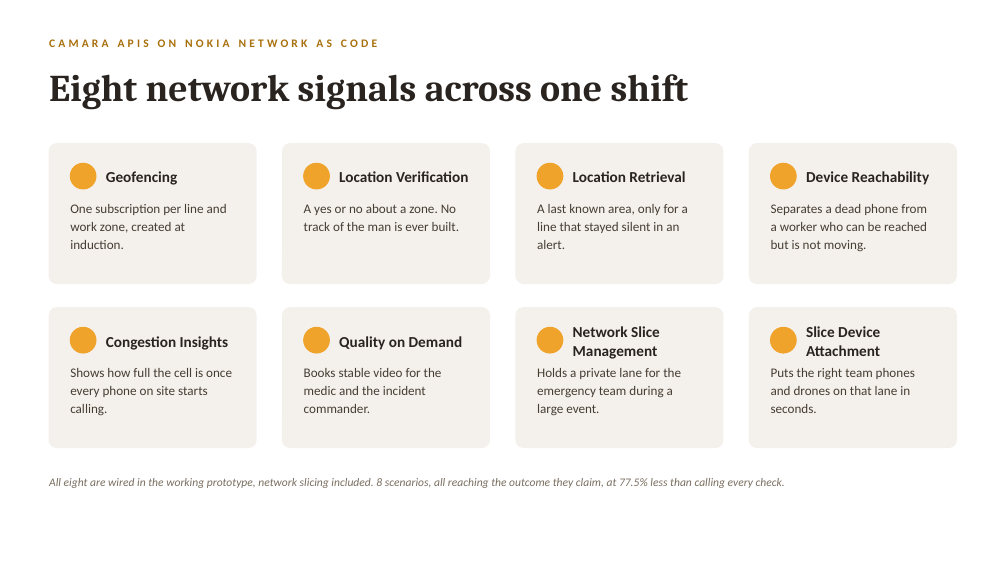
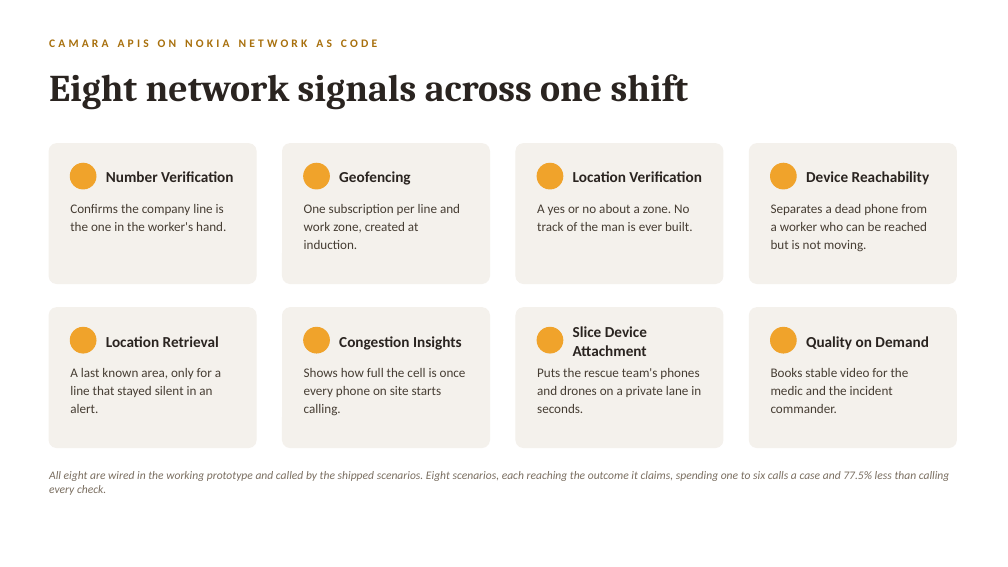
Before and after one commit to mert-gng-99/hazir-nac-agent, a slide deck: slide 6 of Hazir Pitch Deck.pptx. Drawn at 1008x567 pixels with LibreOffice and Linux fonts; fonts in the diff are those of the drawing. Boxes give left, top, right and bottom in pixels: in the first picture for what was removed or moved away, otherwise in the second. Text is boxed around its words. In the diff, an @@ line names an element or a change of style, - is before the commit and + after.

```diff
--- a/Hazir Pitch Deck.pptx
+++ b/Hazir Pitch Deck.pptx
@@ text at [106, 171, 233, 182]: text changed @@
-Geofencing
+Number Verification
@@ text at [339, 171, 410, 185]: text changed @@
-Location Verification
+Geofencing
@@ text at [573, 171, 701, 182]: text changed @@
-Location Retrieval
+Location Verification
@@ text at [70, 204, 226, 231]: text changed @@
-One subscription per line and work zone, created at induction.
+Confirms the company line is the one in the worker's hand.
@@ text at [304, 204, 460, 249]: text changed @@
-A yes or no about a zone. No track of the man is ever built.
+One subscription per line and work zone, created at induction.
@@ text at [537, 204, 692, 231]: text changed @@
-A last known area, only for a line that stayed silent in an alert.
+A yes or no about a zone. No track of the man is ever built.
@@ text at [573, 326, 647, 356]: text changed @@
-Network Slice Management
+Slice Device Attachment
@@ text at [106, 336, 219, 347]: text changed @@
-Congestion Insights
+Location Retrieval
@@ text at [339, 336, 462, 350]: text changed @@
-Quality on Demand
+Congestion Insights
@@ text at [806, 336, 929, 350]: text changed @@
-Slice Device Attachment
+Quality on Demand
@@ text at [70, 368, 221, 413]: text changed @@
-Shows how full the cell is once every phone on site starts calling.
+A last known area, only for a line that stayed silent in an alert.
@@ text at [304, 368, 466, 415]: text changed @@
-Books stable video for the medic and the incident commander.
+Shows how full the cell is once every phone on site starts calling.
@@ text at [537, 368, 701, 413]: text changed @@
-Holds a private lane for the emergency team during a large event.
+Puts the rescue team's phones and drones on a private lane in seconds.
@@ text at [771, 368, 909, 413]: text changed @@
-Puts the right team phones and drones on that lane in seconds.
+Books stable video for the medic and the incident commander.
@@ text at [49, 471, 950, 495]: text changed @@
-All eight are wired in the working prototype, network slicing included. 8 scenarios, all reaching the outcome they claim, at 77.5% less than calling every check.
+All eight are wired in the working prototype and called by the shipped scenarios. Eight scenarios, each reaching the outcome it claims, spending one to six calls a case and 77.5% less than calling every check.
```
Also in this commit, not shown: 2 other slides changed, 2 other files.
